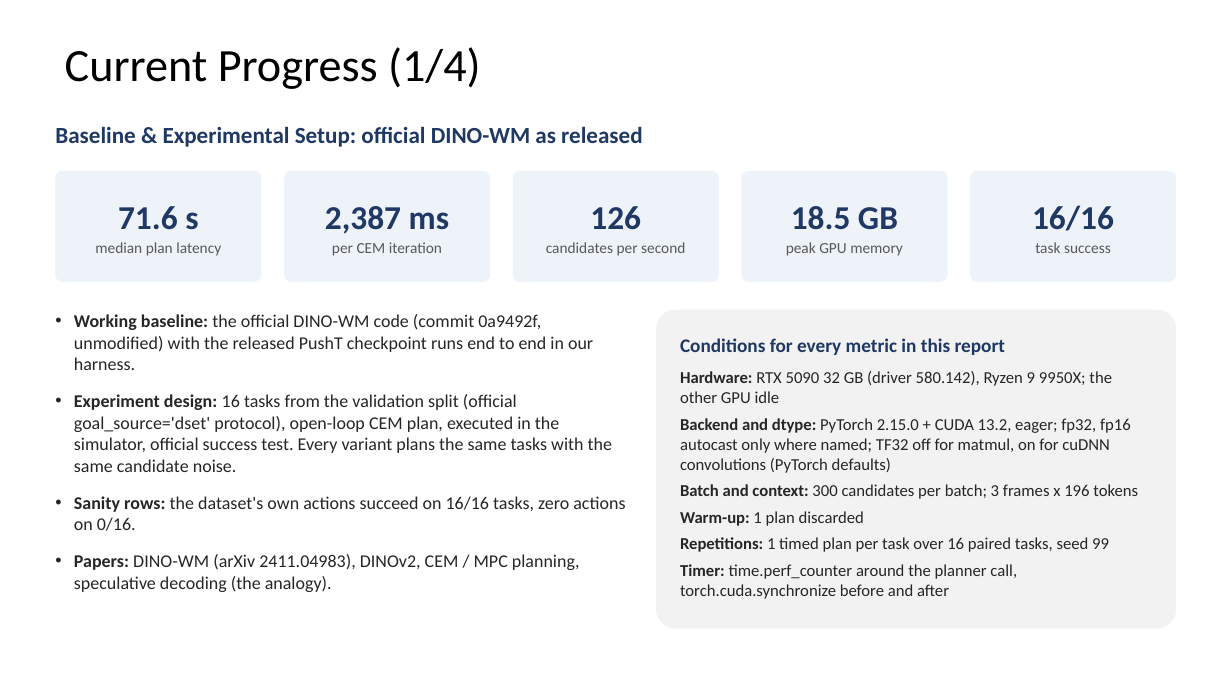
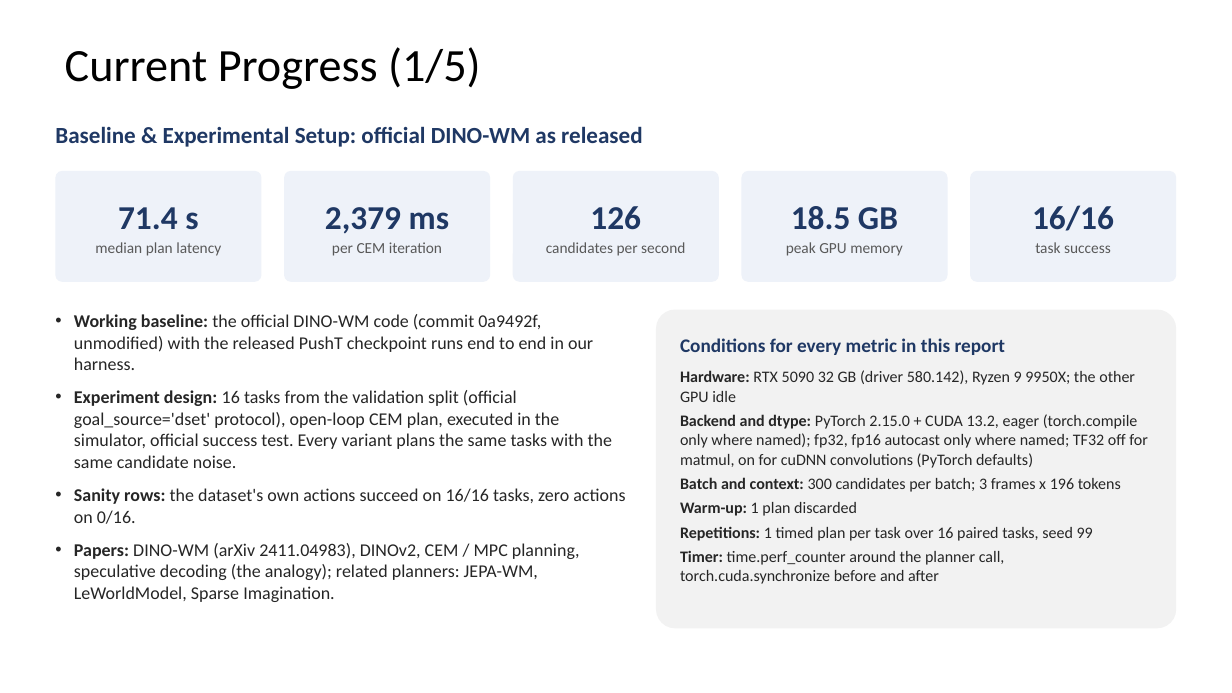
Before and after one commit to WT-MM/hpml-wm-planning, a slide deck: slide 4 of docs/HPML_Midpoint_Report_Team28.pptx. Drawn at 1232x693 pixels with LibreOffice and Linux fonts; fonts in the diff are those of the drawing. Boxes give left, top, right and bottom in pixels: in the first picture for what was removed or moved away, otherwise in the second. Text is boxed around its words. In the diff, an @@ line names an element or a change of style, - is before the commit and + after.

```diff
--- a/docs/HPML_Midpoint_Report_Team28.pptx
+++ b/docs/HPML_Midpoint_Report_Team28.pptx
@@ title at [65, 47, 481, 89]: text changed @@
-Current Progress (1/4)
+Current Progress (1/5)
@@ text in rounded rectangle at [118, 207, 198, 230]: text changed @@
-71.6 s
+71.4 s
@@ text in rounded rectangle at [325, 207, 449, 233]: text changed @@
-2,387 ms
+2,379 ms
@@ text at [74, 314, 625, 524]: less space between paragraphs @@
@@ text in rounded rectangle at [680, 370, 1135, 584]: size 13 to 12.5 pt in "Hardware: RTX 5090 32 GB (driver 580.142), ...", "Batch and context: 300 candidates per batch; ...", "Warm-up: 1 plan discarded", "Repetitions: 1 timed plan per task over ..." and 1 more places; less space between paragraphs @@
@@ text in rounded rectangle at [680, 414, 1148, 468]: text changed; size 13 to 12.5 pt @@
-Backend and dtype: PyTorch 2.15.0 + CUDA 13.2, eager; fp32, fp16 autocast only where named; TF32 off for matmul, on for cuDNN convolutions (PyTorch defaults)
+Backend and dtype: PyTorch 2.15.0 + CUDA 13.2, eager (torch.compile only where named); fp32, fp16 autocast only where named; TF32 off for matmul, on for cuDNN convolutions (PyTorch defaults)
@@ text at [74, 543, 580, 602]: text changed @@
-• Papers: DINO-WM (arXiv 2411.04983), DINOv2, CEM / MPC planning, speculative decoding (the analogy).
+• Papers: DINO-WM (arXiv 2411.04983), DINOv2, CEM / MPC planning, speculative decoding (the analogy); related planners: JEPA-WM, LeWorldModel, Sparse Imagination.
```
Also in this commit, not shown: 6 other slides changed, 1 slide added, 42 other files.
